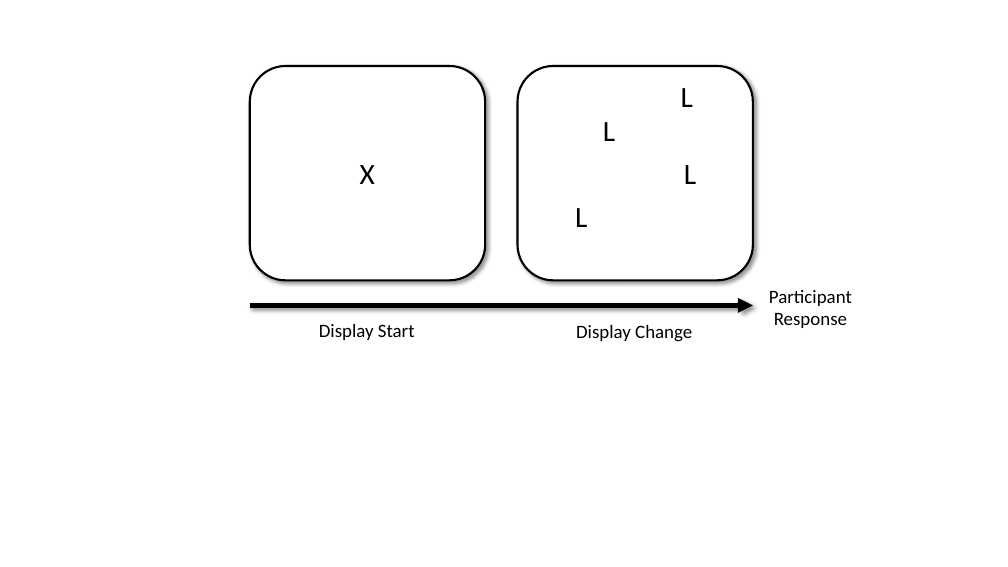
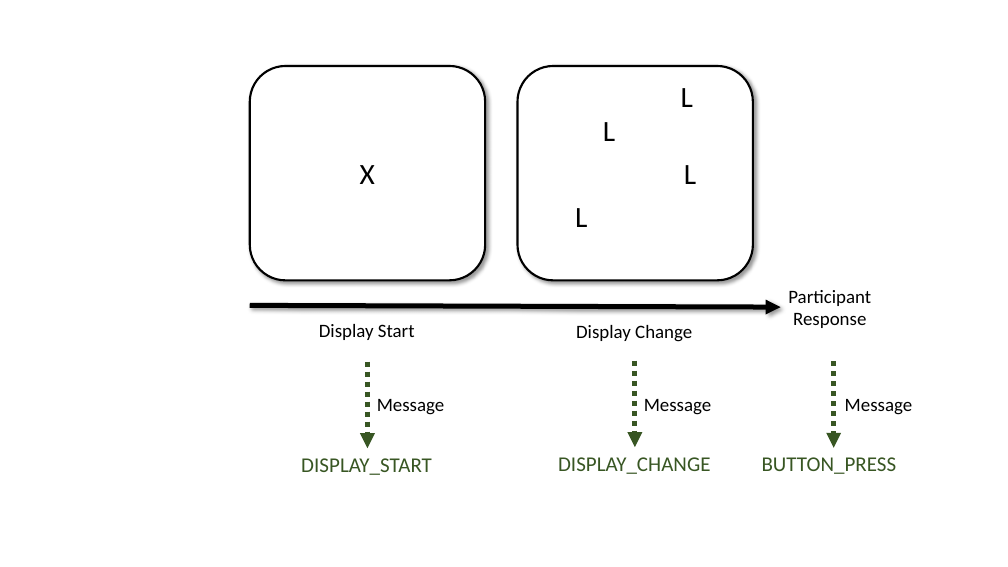
Before and after one commit to hjgodwin/eyeTrackR, a slide deck: slide 1 of bookdown source/files/ppt/Examples for Bookdown.pptx. Drawn at 1008x567 pixels with LibreOffice and Linux fonts; fonts in the diff are those of the drawing. Boxes give left, top, right and bottom in pixels: in the first picture for what was removed or moved away, otherwise in the second. Text is boxed around its words. In the diff, an @@ line names an element or a change of style, - is before the commit and + after.

```diff
--- a/bookdown source/files/ppt/Examples for Bookdown.pptx
+++ b/bookdown source/files/ppt/Examples for Bookdown.pptx
@@ text "Participant Response" moved from (x1=769, y1=290, x2=852, y2=328) to (x1=788, y1=290, x2=871, y2=328) @@
@@ arrow moved from (250, 306) - (753, 306) to (250, 306) - (781, 307) @@
@@ arrow added from (368, 361) to (368, 448), #385723 4.75 pt dashed @@
@@ arrow added from (635, 361) to (635, 447), #385723 4.75 pt dashed @@
@@ arrow added from (834, 361) to (834, 448), #385723 4.75 pt dashed @@
@@ text added at (x1=377, y1=399, x2=445, y2=415), 18 pt, text #000000 @@
+Message
@@ text added at (x1=644, y1=399, x2=712, y2=415), 18 pt, text #000000 @@
+Message
@@ text added at (x1=845, y1=399, x2=913, y2=415), 18 pt, text #000000 @@
+Message
@@ text added at (x1=301, y1=458, x2=432, y2=475), 20 pt, text #385723 @@
+DISPLAY_START
@@ text added at (x1=558, y1=457, x2=711, y2=474), 20 pt, text #385723 @@
+DISPLAY_CHANGE
@@ text added at (x1=762, y1=457, x2=897, y2=474), 20 pt, text #385723 @@
+BUTTON_PRESS
```
Also in this commit, not shown: 1 slide added, 16 other files.
